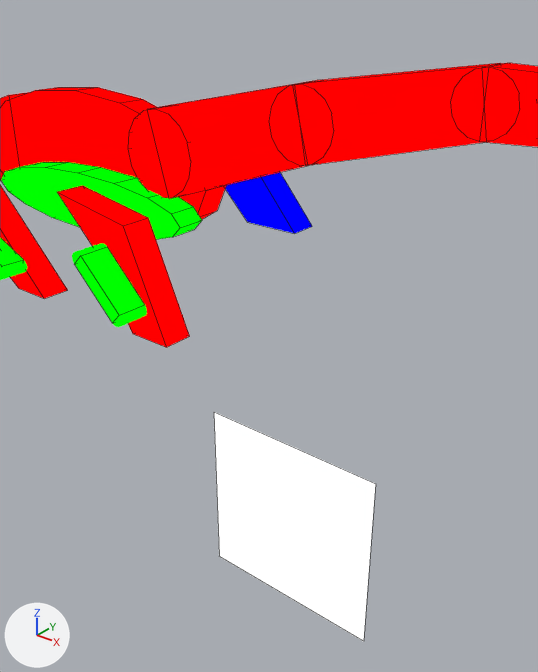
The Blender file assets-source/blender/motion/plesiosaurus-hop.blend as it was, and as the next commit left it.
The view is the same before and after, from a 50 mm camera at (88.84, -34.45, 20.17) aimed at (84.83, -29.44, 17.06). The axes (+X, +Y, +Z) are drawn at lower left. The lights are the same throughout. The first picture is the older version. Mesh edges are drawn as thin lines on the coarser meshes.

Objects in the first picture: 'DinoTycoon_Motion_plesiosaurus_hop_belly', 'DinoTycoon_Motion_plesiosaurus_hop_eye', 'DinoTycoon_Motion_plesiosaurus_hop_far_paddle1', 'DinoTycoon_Motion_plesiosaurus_hop_near_paddle0', 'DinoTycoon_Motion_plesiosaurus_hop_near_paddle1', 'DinoTycoon_Motion_plesiosaurus_hop_neck_0', 'DinoTycoon_Motion_plesiosaurus_hop_neck_1', 'DinoTycoon_Motion_plesiosaurus_hop_neck_2', 'DinoTycoon_Motion_plesiosaurus_hop_neck_joint_0', 'DinoTycoon_Motion_plesiosaurus_hop_neck_joint_2', 'DinoTycoon_Motion_plesiosaurus_hop_paddle_edge1_0', 'DinoTycoon_Motion_plesiosaurus_hop_trunk' and 6 more.
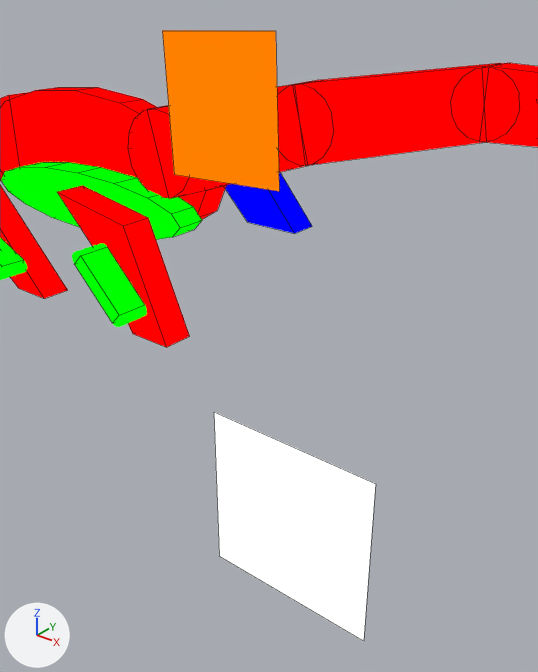
The newer file adds a shape key; the second version is drawn at full value of the shape key 'hop_04' of 'DinoTycoon_Motion_plesiosaurus_hop_eye_white', and the change is written as the vertex moves it makes.

Scene script edits in JSON lines:
```json
{"op": "add", "block": "mat_dinotycoon_role_y", "code": ["mat_dinotycoon_role_y = emission_material('DinoTycoon_Role_Y')", "mat_dinotycoon_role_y.base_color = (1.0, 0.216, 0.0)  # orange #ff8000"]}
{"op": "add", "block": "me_dinotycoon_motion_plesiosaurus_hop_sample_eye_white", "code": ["me_dinotycoon_motion_plesiosaurus_hop_sample_eye_white = bpy.data.meshes.new('DinoTycoon_Motion_plesiosaurus_hop_sample_eye_white')", "me_dinotycoon_motion_plesiosaurus_hop_sample_eye_white.from_pydata([(83.151, -29.0, 19.68), (84.55, -29.0, 19.732), (84.602, -29.0, 18.333), (83.203, -29.0, 18.281), (83.151, -29.0, 19.68), (84.55, -29.0, 19.732), (84.602, -29.0, 18.333), (83.203, -29.0, 18.281)], [], [(3, 2, 1, 0), (4, 5, 6, 7), (0, 1, 5, 4), (1, 2, 6, 5), (2, 3, 7, 6), (3, 0, 4, 7)])", "me_dinotycoon_motion_plesiosaurus_hop_sample_eye_white.materials.append(mat_dinotycoon_role_y)  # orange #ff8000"]}
{"op": "add", "block": "ob_dinotycoon_motion_plesiosaurus_hop_eye_white", "code": ["ob_dinotycoon_motion_plesiosaurus_hop_eye_white = bpy.data.objects.new('DinoTycoon_Motion_plesiosaurus_hop_eye_white', me_dinotycoon_motion_plesiosaurus_hop_sample_eye_white)", "ob_dinotycoon_motion_plesiosaurus_hop_eye_white.location = (0.0, 0.0, 0.0)"]}
```

Location of each change, (x1, y1, x2, y2) in pixels of the pictures (538 x 672 px):
```json
{"object": "DinoTycoon_Motion_plesiosaurus_hop_eye_white", "change": "added", "after": [162, 30, 279, 191], "on screen": "orange"}
{"object": "DinoTycoon_Motion_plesiosaurus_hop_neck_0", "change": "unchanged, covered by the edit", "before": [147, 84, 308, 199], "after": [147, 84, 308, 199]}
```
